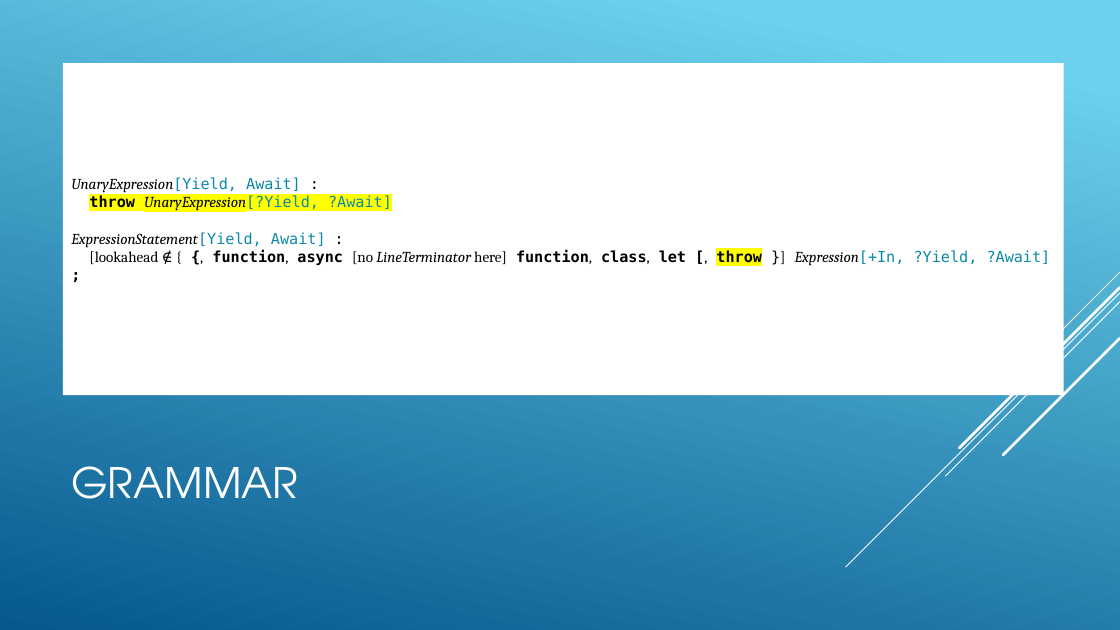
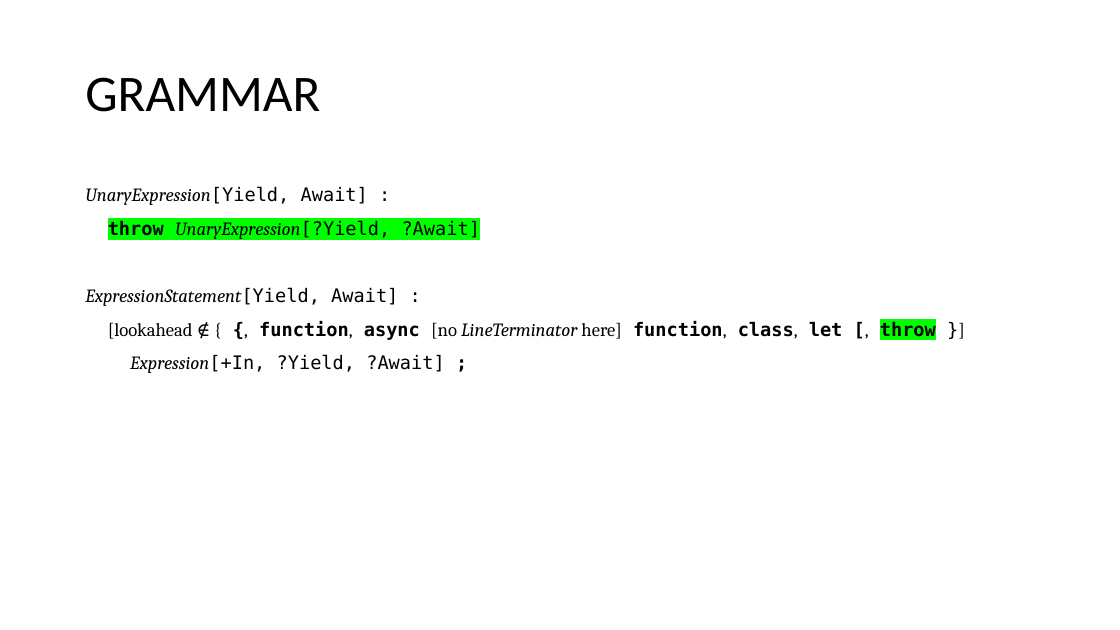
Before and after one commit to tc39/proposal-throw-expressions, a slide deck: slide 5 of docs/ThrowExpressions-tc39.pptx (slide 3 before the commit). Drawn at 1120x630 pixels with LibreOffice and Linux fonts; fonts in the diff are those of the drawing. Boxes give left, top, right and bottom in pixels: in the first picture for what was removed or moved away, otherwise in the second. Text is boxed around its words. In the diff, an @@ line names an element or a change of style, - is before the commit and + after.

```diff
--- a/docs/ThrowExpressions-tc39.pptx
+++ b/docs/ThrowExpressions-tc39.pptx
@@ background gradient #6ED2EB to #06588E to #FFFFFF @@
@@ title "GRAMMAR": place and size @@
-title "GRAMMAR" at [71,466,298,499]
+title "GRAMMAR" at [85,77,320,112]
@@ title "GRAMMAR" at [85,77,320,112]: size 36 to 44 pt, font TeX Gyre Adventor to Calibri, text colour #FFFFFF to #000000; line spacing 1 to 0.9 @@
@@ text "UnaryExpression[Yield, Await] : throw UnaryExpression[?Yield ...": place and size @@
-text "UnaryExpression[Yield, Await] : throw UnaryExpression[?Yield ..." at [63,63,1064,395]
+text "UnaryExpression[Yield, Await] : throw UnaryExpression[?Yield ..." at [85,186,936,373]
@@ text "UnaryExpression[Yield, Await] : throw UnaryExpression[?Yield ..." at [85,186,936,373]: size 13 to 16 pt; text colour #0D89A8 to #000000 in "UnaryExpression[Yield, Await] UnaryExpression[?Yield, ?Await ..."; highlight #FFFF00 to #00FF00 in "throw UnaryExpression[?Yield, ?Await] throw"; line spacing 1 to 1.5; vertical alignment middle to top; fill #FFFFFF to none @@
@@ group removed at [846,272,1120,567]: 5 lines @@
```
Also in this commit, not shown: 5 other slides changed, 1 slide added, 3 other files.
